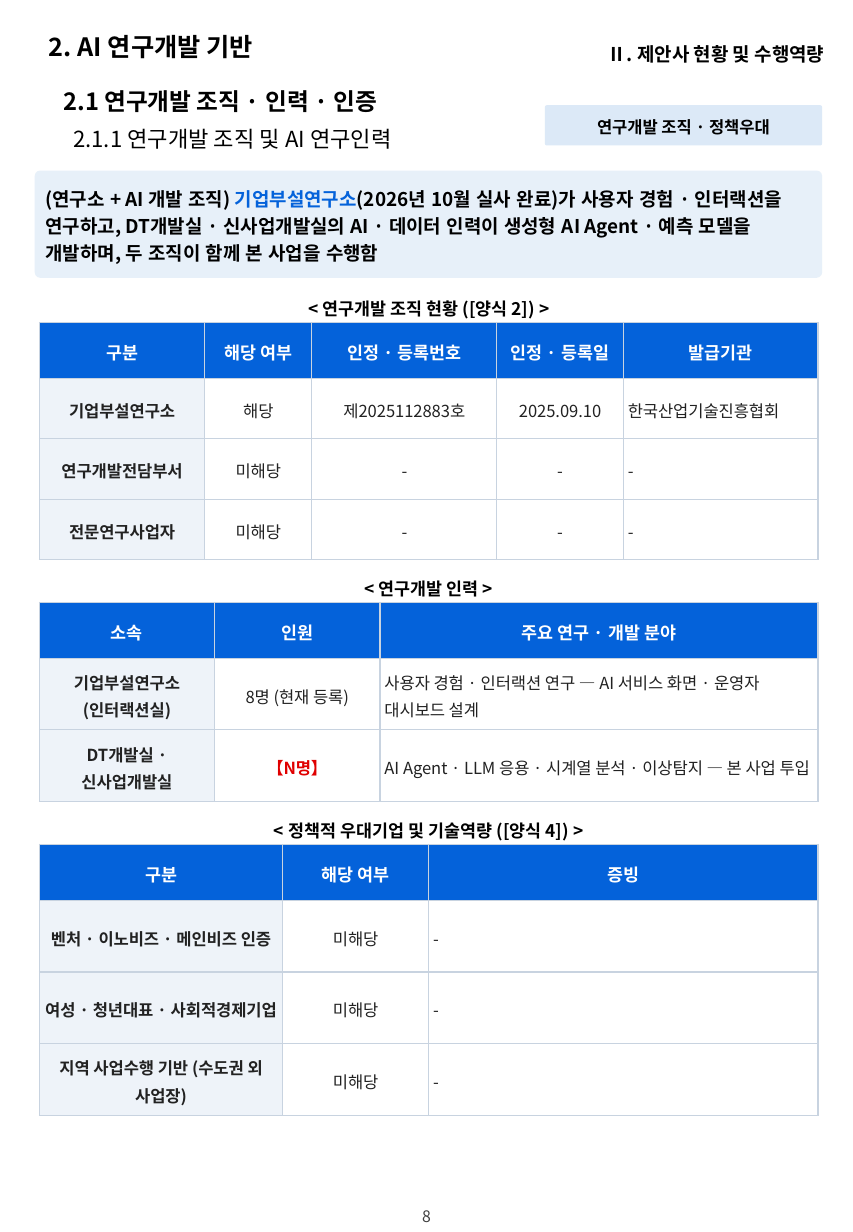
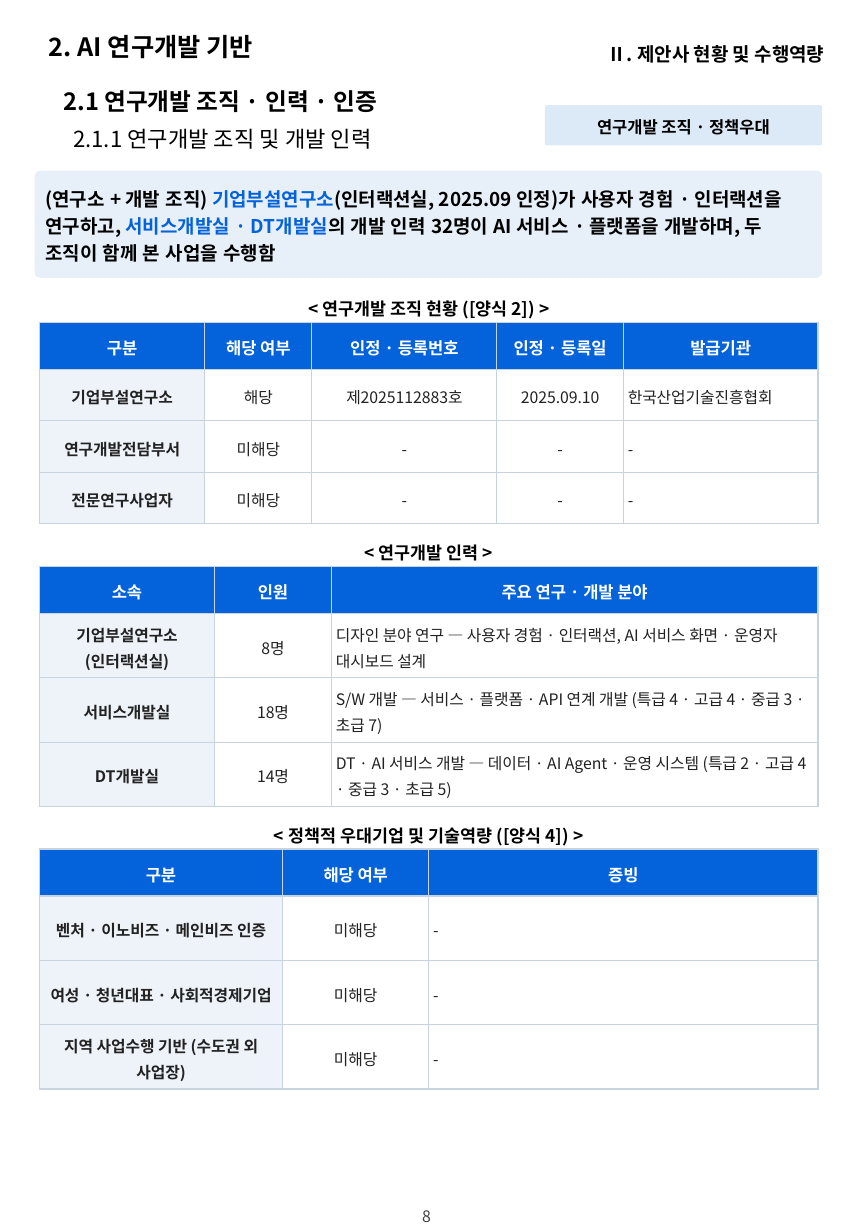
Before and after one commit to hwangsteeve-tech/hbjw, a slide deck: slide 8 of proposals/2026-11_dsit-parking-ai/dsit_proposal.pptx. Drawn at 853x1232 pixels with LibreOffice and Linux fonts; fonts in the diff are those of the drawing; background and template pictures are left out. Boxes give left, top, right and bottom in pixels: in the first picture for what was removed or moved away, otherwise in the second. Text is boxed around its words. In the diff, an @@ line names an element or a change of style, - is before the commit and + after.

```diff
--- a/proposals/2026-11_dsit-parking-ai/dsit_proposal.pptx
+++ b/proposals/2026-11_dsit-parking-ai/dsit_proposal.pptx
@@ text at (73, 128, 372, 149): text changed @@
-  2.1.1 연구개발 조직 및 AI 연구인력
+  2.1.1 연구개발 조직 및 개발 인력
@@ text in rounded rectangle at (45, 190, 782, 262): text changed @@
-(연구소 + AI 개발 조직) 기업부설연구소(2026년 10월 실사 완료)가 사용자 경험 · 인터랙션을 연구하고, DT개발실 · 신사업개발실의 AI · 데이터 인력이 생성형 AI Agent · 예측 모델을 개발하며, 두 조직이 함께 본 사업을 수행함
+(연구소 + 개발 조직) 기업부설연구소(인터랙션실, 2025.09 인정)가 사용자 경험 · 인터랙션을 연구하고, 서비스개발실 · DT개발실의 개발 인력 32명이 AI 서비스 · 플랫폼을 개발하며, 두 조직이 함께 본 사업을 수행함
@@ table at (40, 322, 818, 523) @@
@@ size 11 to 10.5 pt in "구분", "해당 여부", "인정 · 등록번호", "인정 · 등록일" and 1 more places @@
@@ size 10.5 to 10 pt in "기업부설연구소", "해당", "제2025112883호", "2025.09.10" and 11 more places @@
@@ text "< 연구개발 인력 >": place and size @@
-text "< 연구개발 인력 >" at (379, 580, 479, 597)
+text "< 연구개발 인력 >" at (379, 544, 479, 561)
@@ table at (40, 566, 819, 806) @@
-row 2: 기업부설연구소 (인터랙션실) | 8명 (현재 등록) | 사용자 경험 · 인터랙션 연구 — AI 서비스 화면 · 운영자 대시보드 설계
-row 3: DT개발실 · 신사업개발실 | 【N명】 | AI Agent · LLM 응용 · 시계열 분석 · 이상탐지 — 본 사업 투입
+row 2: 기업부설연구소 (인터랙션실) | 8명 | 디자인 분야 연구 — 사용자 경험 · 인터랙션, AI 서비스 화면 · 운영자 대시보드 설계
+row 3: 서비스개발실 | 18명 | S/W 개발 — 서비스 · 플랫폼 · API 연계 개발 (특급 4 · 고급 4 · 중급 3 · 초급 7)
+row 4: DT개발실 | 14명 | DT · AI 서비스 개발 — 데이터 · AI Agent · 운영 시스템 (특급 2 · 고급 4 · 중급 3 · 초급 5)
@@ table: place and size @@
-table at (40, 603, 818, 802)
+table at (40, 566, 819, 806)
@@ text "< 정책적 우대기업 및 기술역량 ...": place and size @@
-text "< 정책적 우대기업 및 기술역량 ..." at (288, 822, 569, 841)
+text "< 정책적 우대기업 및 기술역량 ..." at (288, 827, 569, 846)
@@ table at (40, 850, 818, 1090) @@
@@ size 11 to 10.5 pt in "구분", "해당 여부", "증빙" @@
@@ size 10.5 to 10 pt in "벤처 · 이노비즈 · 메인비즈 인증", "미해당", "-", "여성 · 청년대표 · 사회적경제기업" and 5 more places @@
@@ table: place and size @@
-table at (40, 844, 818, 1116)
+table at (40, 850, 818, 1090)
```
Also in this commit, not shown: 1 other file.
